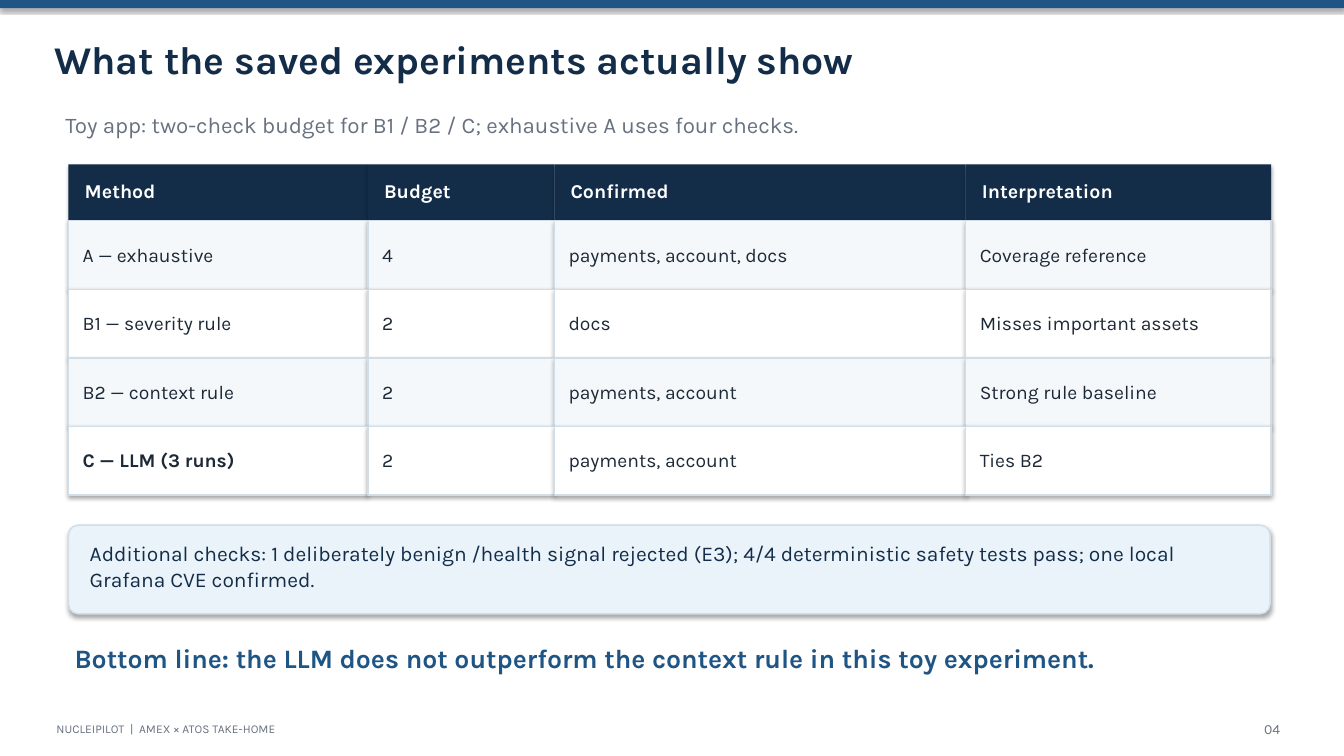
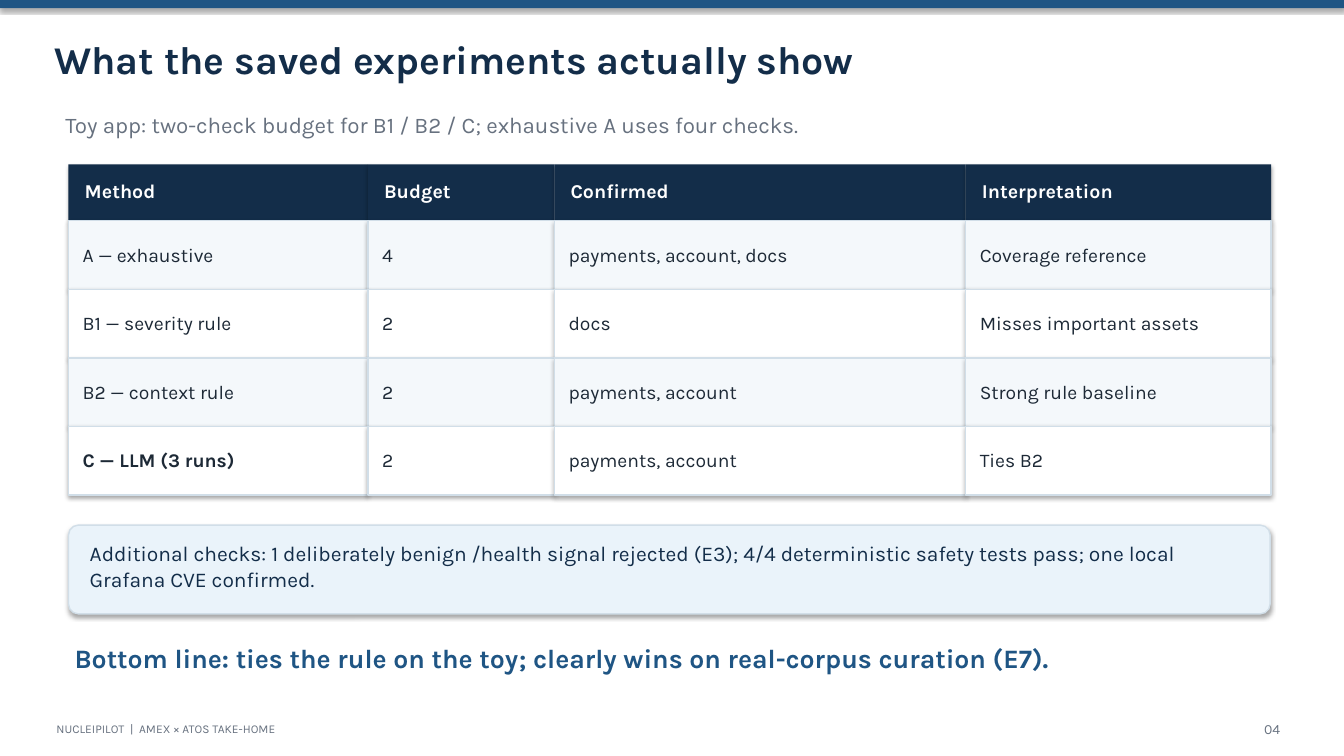
Before and after one commit to Acharya320/NucleiPilot, a slide deck: slide 4 of presentation/AXP_Executive_Deck.pptx. Drawn at 1344x756 pixels with LibreOffice and Linux fonts; fonts in the diff are those of the drawing. Boxes give left, top, right and bottom in pixels: in the first picture for what was removed or moved away, otherwise in the second. Text is boxed around its words. In the diff, an @@ line names an element or a change of style, - is before the commit and + after.

Commit message:
Deck: fold E7 into slides 1 and 4 (two-sided headline)
Slide 4 bottom line was "the LLM does not outperform the context rule in this toy
experiment" -- true for the toy but incomplete now. Updated to "ties the rule on the
toy; clearly wins on real-corpus curation (E7)". Slide 1 sub-line updated to the same
two-sided framing while keeping the "fund a full product only once the advantage holds
broadly" recommendation. Text edited at run level (formatting preserved); length-safe;
pptx validates. PDF re-export from PowerPoint still needed (LibreOffice unavailable here).

```diff
--- a/presentation/AXP_Executive_Deck.pptx
+++ b/presentation/AXP_Executive_Deck.pptx
@@ text at (75, 648, 1049, 675): text changed @@
-Bottom line: the LLM does not outperform the context rule in this toy experiment.
+Bottom line: ties the rule on the toy; clearly wins on real-corpus curation (E7).
```
Also in this commit, not shown: 1 other slide changed.
